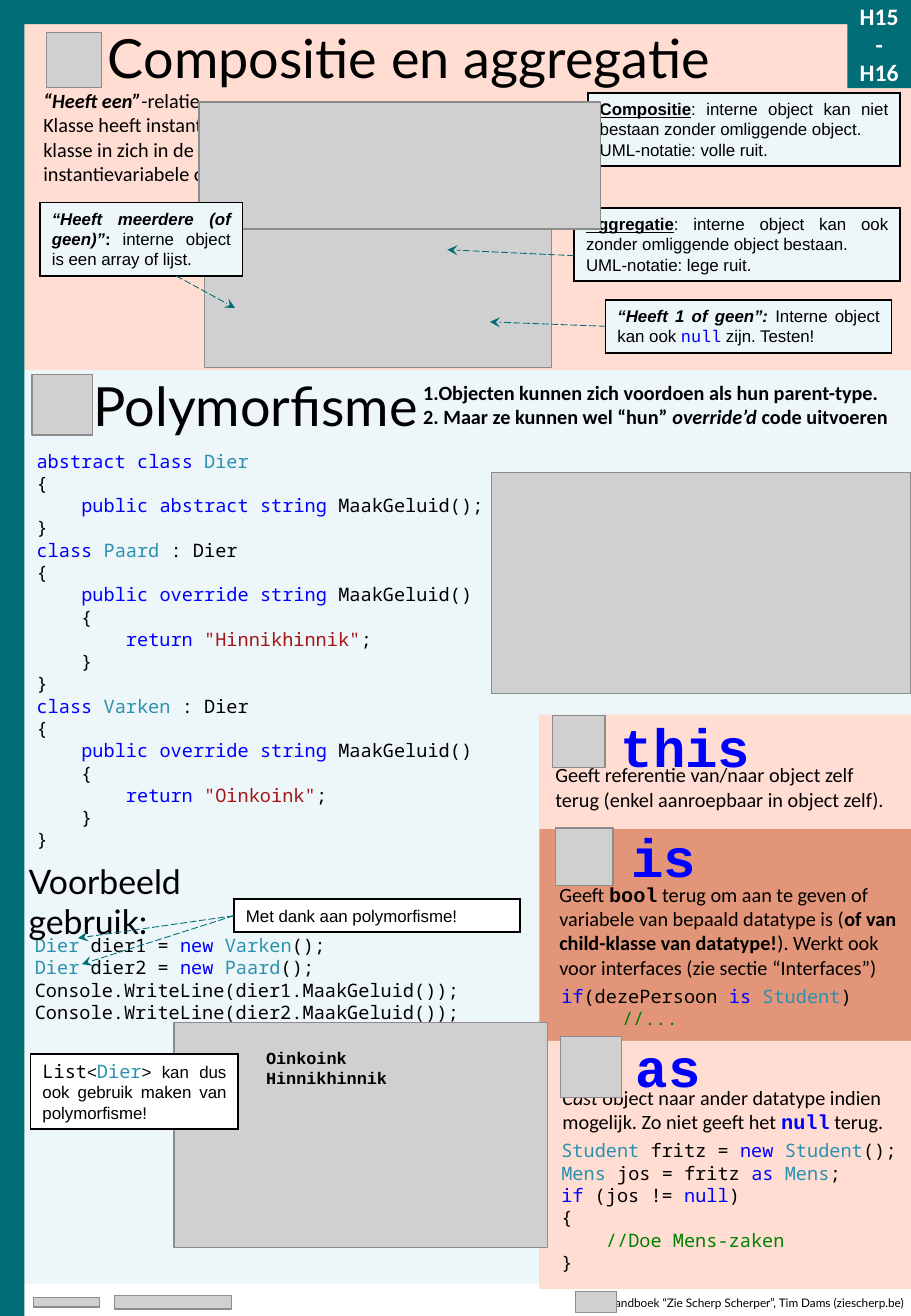
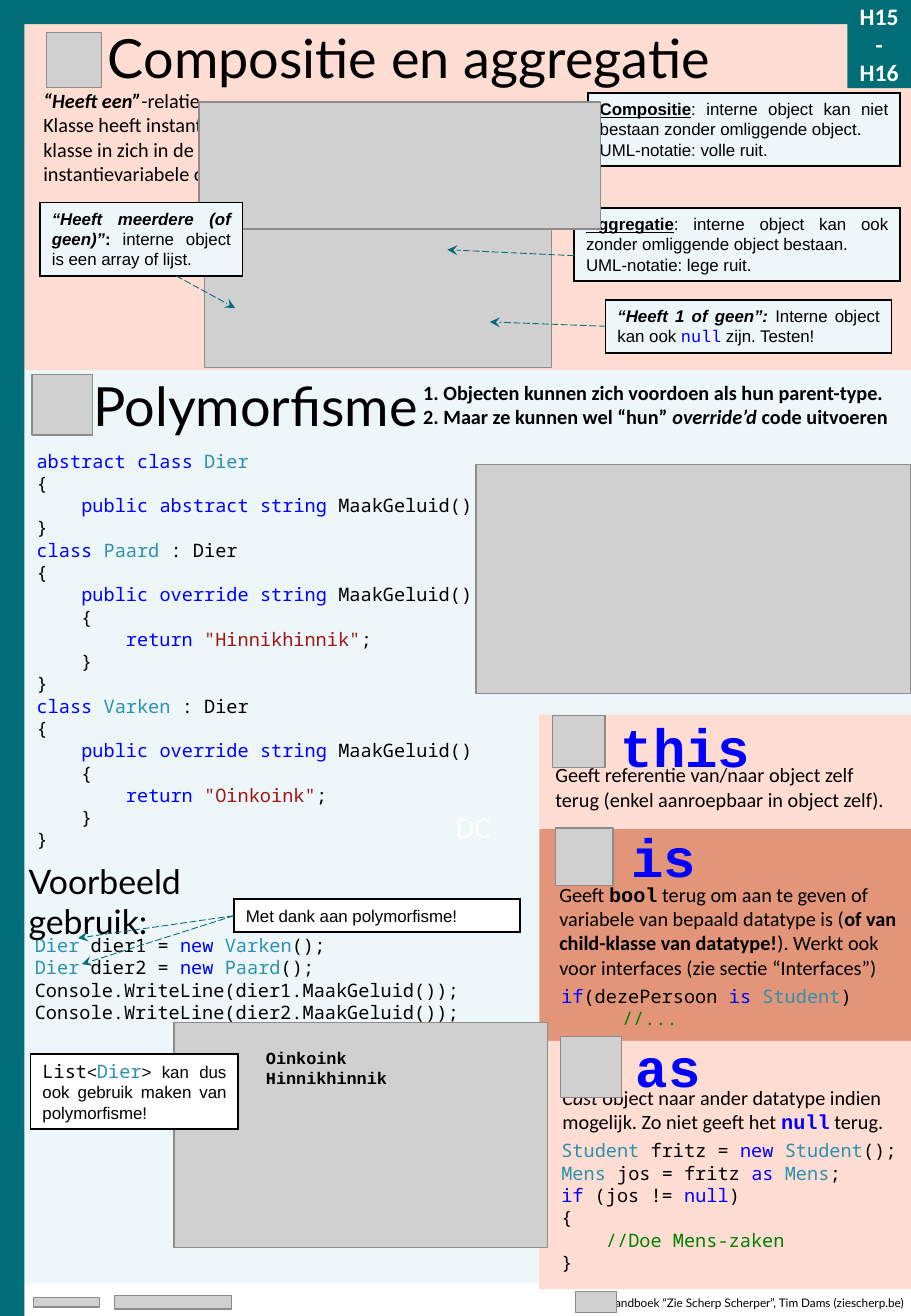
Before and after one commit to timdams/ziescherpscherper_gitbook, a slide deck: slide 5 of _SLIDES/anatomie van een klasse - zie scherp scherp infographic - kopie.pptx. Drawn at 911x1316 pixels with LibreOffice and Linux fonts; fonts in the diff are those of the drawing; grey boxes stand for pictures; background and template pictures are left out. Boxes give left, top, right and bottom in pixels: in the first picture for what was removed or moved away, otherwise in the second. Text is boxed around its words. In the diff, an @@ line names an element or a change of style, - is before the commit and + after.

```diff
--- a/_SLIDES/anatomie van een klasse - zie scherp scherp infographic - kopie.pptx
+++ b/_SLIDES/anatomie van een klasse - zie scherp scherp infographic - kopie.pptx
@@ text in rectangle at [24, 370, 911, 1284]: text added @@
+DC
@@ text at [423, 385, 883, 404]: spaces changed @@
-1.Objecten kunnen zich voordoen als hun parent-type.
+1. Objecten kunnen zich voordoen als hun parent-type.
@@ picture: place and size @@
-picture at [492, 473, 911, 694]
+picture at [476, 464, 911, 694]
```
Also in this commit, not shown: 3 other slides changed, 1 other file.
